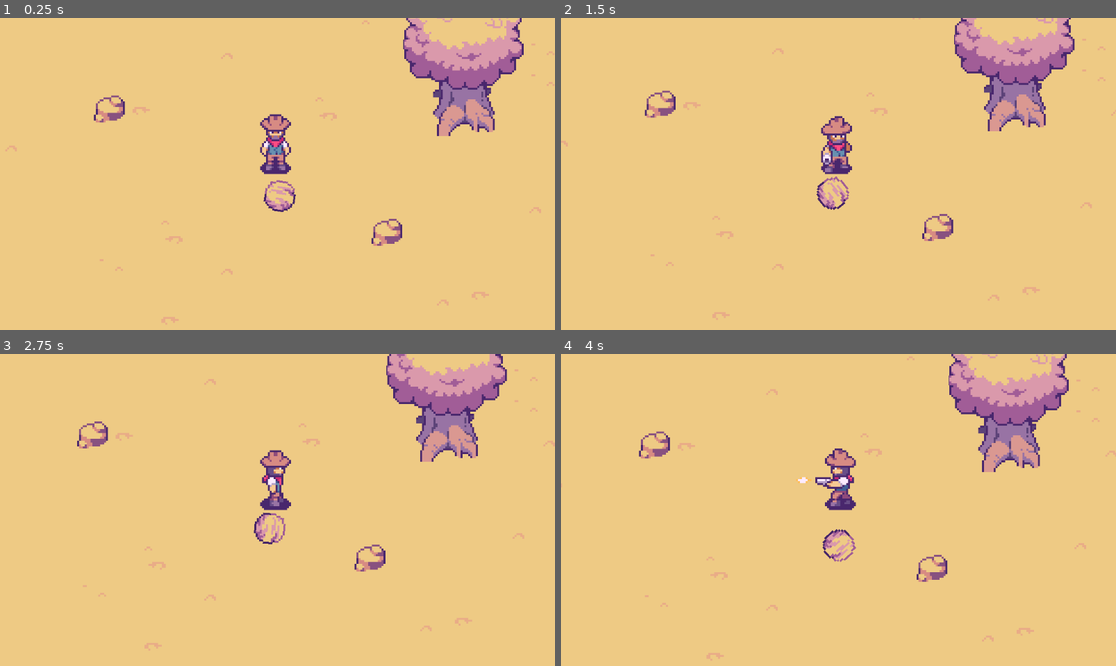
Above: before the commit, frames 1-4 (two rows, left to right).
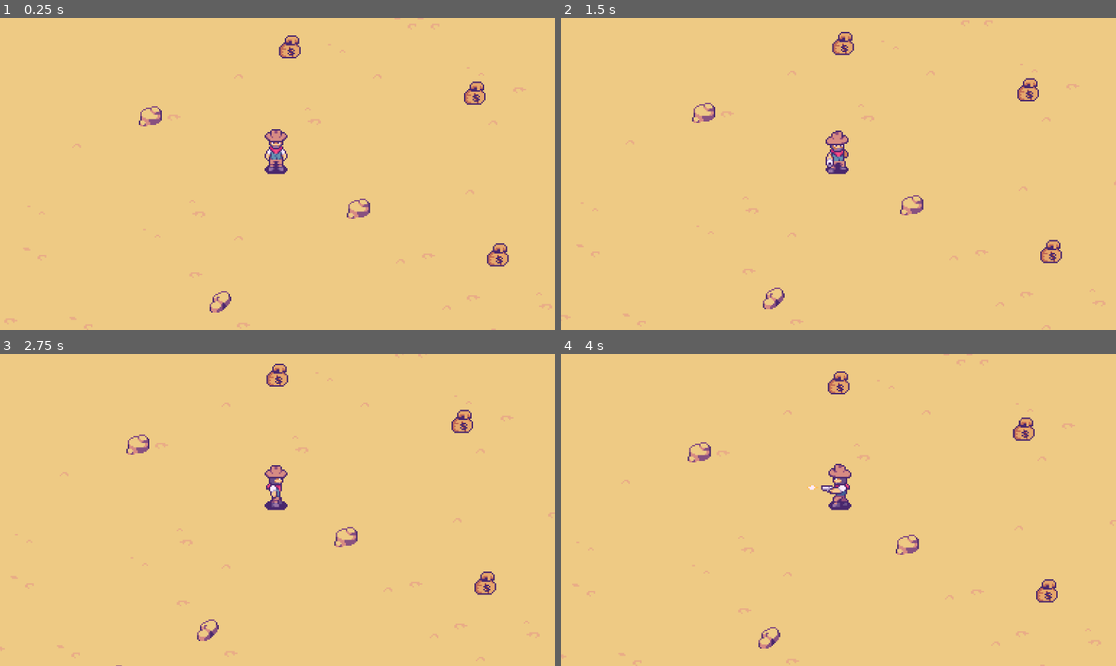
Above: after the commit, the same moments.

Repository: xv-k/TestGodot11h
Game: Godot game, scene res://Scenes/Levels/level.tscn
Same seed, same stepped clock (60 frames per second), same inputs: the game is played once before the commit and once after it.
Inputs (mouse positions are in pixels of both pictures, inside the frame that each line leads up to):
- Up to frame 1 (0.25 s): no input
- Up to frame 2 (1.5 s): move the mouse to (960, 158) at 0.52 s; hold D (right) 0.53-1.28 s; click (960, 158) at 0.6 s; move the mouse to (727, 189) at 1.27 s; hold S (down) from 1.28 s (still down); click (727, 189) at 1.35 s
- Up to frame 3 (2.75 s): move the mouse to (333, 441) at 2.02 s; release S (down) at 2.03 s; hold D (right) from 2.03 s (still down); click (333, 441) at 2.1 s
- Up to frame 4 (4 s): move the mouse to (810, 572) at 2.77 s; release D (right) at 2.78 s; hold W (up) 2.78-3.53 s; click (810, 572) at 2.85 s; move the mouse to (1005, 556) at 3.52 s; hold A (left) from 3.53 s (still down); click (1005, 556) at 3.6 s

The runs differ from the first frame. In frame 1, 7.4% of the frame differs, in the area x 0-100%, y 0-100%; in frame 2, 7.3%; in frame 3, 7.1%; in frame 4, 7.5%.

Commit message:
added money, but have to check signal

Diff:
--- /dev/null
+++ b/Scenes/Levels/level.gd
@@ -0,0 +1,7 @@
+extends Node2D
+
+var money = 0
+
+func _on_bag_of_money_player_entered(body):
+	money += 100
+	print(str(money) + "$")
--- a/Scenes/Levels/level.tscn
+++ b/Scenes/Levels/level.tscn
@@ -1,9 +1,9 @@
 [gd_scene load_steps=7 format=3 uid="uid://dgrawmb3nqcih"]
 
 [ext_resource type="PackedScene" uid="uid://7axf6xtd02n0" path="res://Scenes/player.tscn" id="1_roe4m"]
+[ext_resource type="Script" path="res://Scenes/Levels/level.gd" id="1_s4ubn"]
 [ext_resource type="Texture2D" uid="uid://mjhk3ja4m02i" path="res://Assets/Sprites/Atlas.png" id="1_usyfe"]
-[ext_resource type="PackedScene" uid="uid://dcygvndklm530" path="res://Scenes/tree.tscn" id="2_fphmc"]
-[ext_resource type="PackedScene" uid="uid://ckevxi7i4dfkf" path="res://Scenes/rolling_weed.tscn" id="2_g7a4f"]
+[ext_resource type="PackedScene" uid="uid://bkvf6tdetmb1d" path="res://Scenes/bag_of_money.tscn" id="3_jgqms"]
 
 [sub_resource type="TileSetAtlasSource" id="TileSetAtlasSource_ckjau"]
 texture = ExtResource("1_usyfe")
@@ -3696,6 +3696,7 @@
 
 [node name="Level" type="Node2D"]
 position = Vector2(83, 82)
+script = ExtResource("1_s4ubn")
 
 [node name="TileMap" type="TileMap" parent="."]
 tile_set = SubResource("TileSet_e65tg")
@@ -3704,13 +3705,21 @@
 layer_0/tile_data = PackedInt32Array(-720911, 458752, 36, -655375, 458752, 36, -589839, 458752, 36, -524303, 2031616, 3 …(126100 unchanged characters)…
 layer_1/name = "stones"
 layer_1/tile_data = PackedInt32Array(-1114100, 458752, 29, -1048564, 524288, 29, -1114157, 458752, 29, -262185, 524288, …(1055 unchanged characters)…
+layer_2/name = "cash"
+layer_2/tile_data = PackedInt32Array()
 
-[node name="Tree" parent="." instance=ExtResource("2_fphmc")]
-position = Vector2(96, -26)
+[node name="BagOfMoney" parent="." instance=ExtResource("3_jgqms")]
+position = Vector2(136, -56)
 
-[node name="RollingWeed" parent="." instance=ExtResource("2_g7a4f")]
+[node name="BagOfMoney2" parent="." instance=ExtResource("3_jgqms")]
+position = Vector2(8, -88)
+
+[node name="BagOfMoney3" parent="." instance=ExtResource("3_jgqms")]
+position = Vector2(152, 56)
 
 [node name="Player" parent="." instance=ExtResource("1_roe4m")]
 
 [node name="Camera2D" type="Camera2D" parent="Player"]
-zoom = Vector2(4, 4)
+zoom = Vector2(3, 3)
+
+[connection signal="player_entered" from="BagOfMoney" to="." method="_on_bag_of_money_player_entered"]
--- /dev/null
+++ b/Scenes/bag_of_money.gd
@@ -0,0 +1,8 @@
+extends StaticBody2D
+
+signal player_entered(body)
+
+func _on_area_2d_body_entered(body):
+	$Sprite2D.set_frame(0)
+	$Area2D/CollisionShape2D.disabled = true
+	player_entered.emit(body)
--- /dev/null
+++ b/Scenes/bag_of_money.tscn
@@ -0,0 +1,33 @@
+[gd_scene load_steps=5 format=3 uid="uid://bkvf6tdetmb1d"]
+
+[ext_resource type="Texture2D" uid="uid://mjhk3ja4m02i" path="res://Assets/Sprites/Atlas.png" id="1_do0ku"]
+[ext_resource type="Script" path="res://Scenes/bag_of_money.gd" id="1_x0rcq"]
+
+[sub_resource type="CircleShape2D" id="CircleShape2D_on0f2"]
+radius = 5.0
+
+[sub_resource type="CircleShape2D" id="CircleShape2D_0secg"]
+radius = 7.0
+
+[node name="BagOfMoney" type="StaticBody2D"]
+script = ExtResource("1_x0rcq")
+
+[node name="Sprite2D" type="Sprite2D" parent="."]
+texture = ExtResource("1_do0ku")
+hframes = 4
+frame = 1
+region_enabled = true
+region_rect = Rect2(400, 368, 64, 16)
+
+[node name="CollisionShape2D" type="CollisionShape2D" parent="."]
+shape = SubResource("CircleShape2D_on0f2")
+debug_color = Color(0, 0.6, 0.701961, 0.419608)
+
+[node name="Area2D" type="Area2D" parent="."]
+collision_mask = 2
+
+[node name="CollisionShape2D" type="CollisionShape2D" parent="Area2D"]
+shape = SubResource("CircleShape2D_0secg")
+debug_color = Color(0.74902, 0.368627, 0.713726, 0.172549)
+
+[connection signal="body_entered" from="Area2D" to="." method="_on_area_2d_body_entered"]
--- a/Scenes/player.tscn
+++ b/Scenes/player.tscn
@@ -803,6 +803,7 @@
 height = 16.0
 
 [node name="Player" type="CharacterBody2D"]
+collision_layer = 2
 script = ExtResource("1_qw0d6")
 
 [node name="AnimatedSprite2D" type="AnimatedSprite2D" parent="."]
